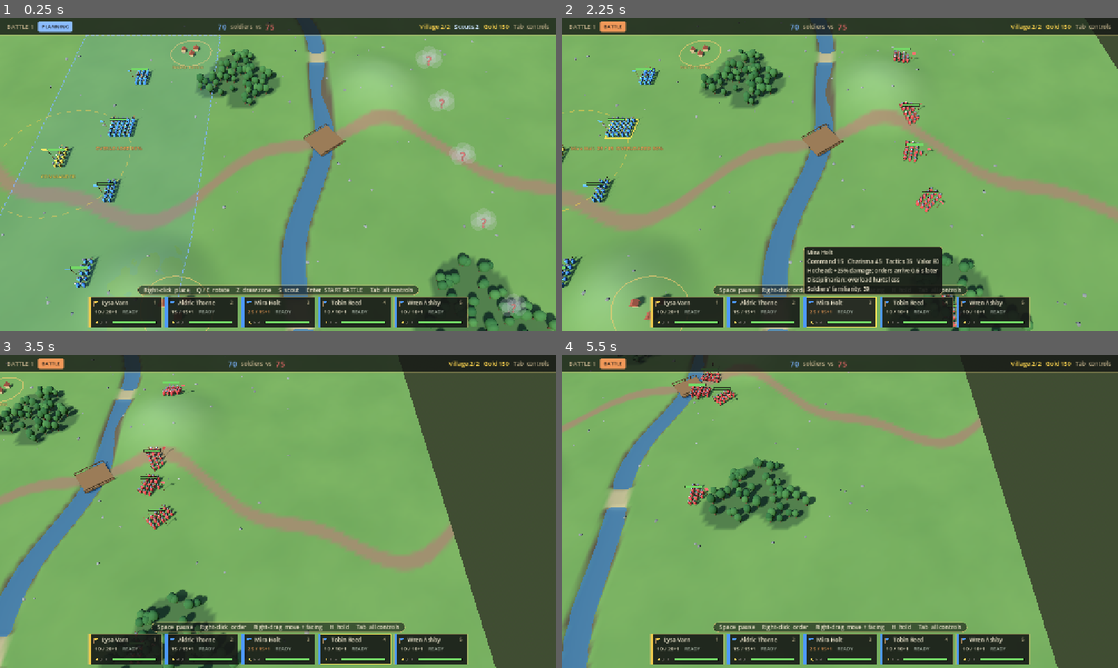
Above: before the commit, frames 1-4 (two rows, left to right).
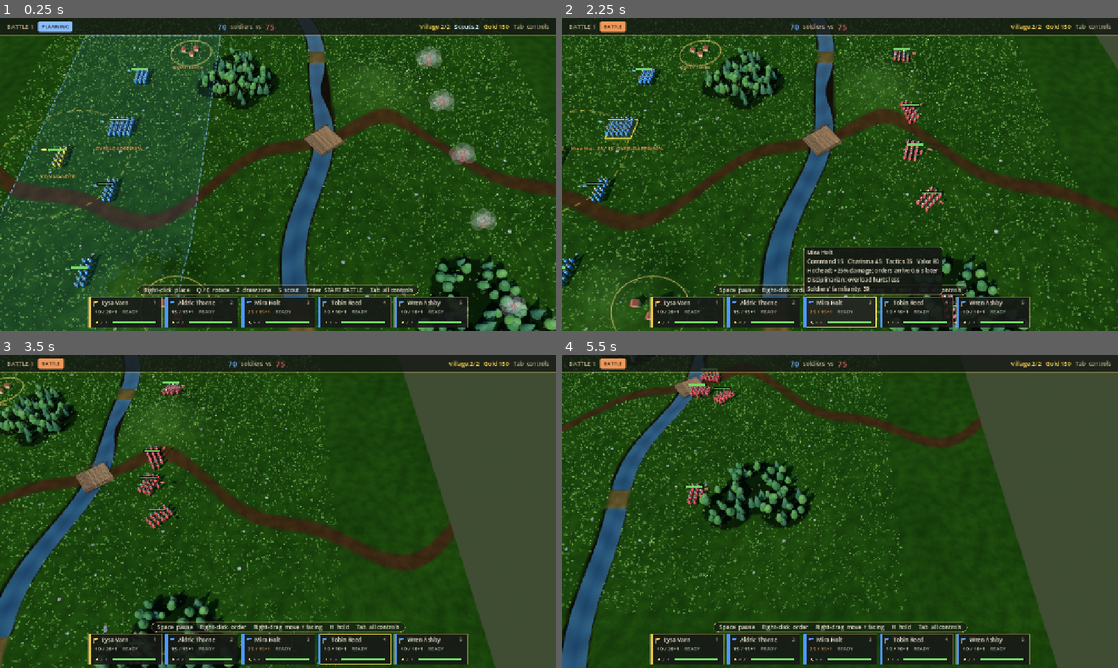
Above: after the commit, the same moments.

Repository: RizqieSufiawan/Kul-Gem
Game: Godot game, scene res://scenes/battle.tscn
Two runs of this game, one before a commit and one after it. Both use one fixed random seed, a clock stepped at 60 frames per second and the inputs below.
Inputs (mouse positions are in pixels of both pictures, inside the frame that each line leads up to):
- Up to frame 1 (0.25 s): no input
- Up to frame 2 (2.25 s): tap Enter at 0.5 s; drag from (684, 312) to (895, 105) at 0.52 s; drag from (762, 312) to (812, 237) at 1.27 s; move the mouse to (840, 312) at 2.02 s; hold Right from 2.03 s (still down); tap Keypad Enter at 2.1 s; click (840, 312) at 2.17 s
- Up to frame 3 (3.5 s): release Right at 2.75 s; drag from (355, 649) to (111, 464) at 2.77 s
- Up to frame 4 (5.5 s): drag from (995, 649) to (867, 511) at 3.52 s; drag from (673, 464) to (756, 433) at 4.27 s; move the mouse to (867, 511) at 5.02 s; hold Down from 5.03 s (still down); tap 2 at 5.1 s; click (867, 511) at 5.17 s

The runs differ from the first frame. In frame 1, 87% of the frame differs, in the area x 0-100%, y 0-100%; in frame 2, 84%; in frame 3, 70%; in frame 4, 70%.

Commit message:
small graph update

Diff:
--- a/project.godot
+++ b/project.godot
@@ -31,5 +31,9 @@
 
 [rendering]
 
-renderer/rendering_method="gl_compatibility"
+renderer/rendering_method="forward_plus"
 renderer/rendering_method.mobile="gl_compatibility"
+anti_aliasing/quality/msaa_3d=2
+lights_and_shadows/directional_shadow/size=4096
+lights_and_shadows/directional_shadow/soft_shadow_filter_quality=3
+textures/default_filters/anisotropic_filtering_level=3
--- a/scripts/battle_view3d.gd
+++ b/scripts/battle_view3d.gd
@@ -15,6 +15,8 @@
 var _riders: MultiMesh
 var _houses: Array = [] # per objective: Array of { body, roof, flame }
 var _house_mats := {}
+var _last_pos := {} # Man -> where he stood last frame, to tell who's walking
+var _gait := {} # Man -> walk cycle phase
 
 
 func _init(the_battle) -> void:
@@ -26,7 +28,7 @@
 func _build_soldiers() -> void:
 	var body := CapsuleMesh.new()
 	body.radius = 0.17
-	body.height = 0.62
+	body.height = 0.58
 	body.radial_segments = 8
 	body.rings = 2
 	var head := SphereMesh.new()
@@ -48,6 +50,13 @@
 	_parts.head = _multimesh(head, MAX_MEN, _colored(0.35, 0.6))
 	_parts.shield = _multimesh(shield, MAX_MEN, _colored(0.7))
 	_parts.spear = _multimesh(spear, MAX_MEN, _colored(0.9))
+	var leg := CapsuleMesh.new()
+	leg.radius = 0.06
+	leg.height = 0.36
+	leg.radial_segments = 6
+	leg.rings = 1
+	_parts.leg_l = _multimesh(leg, MAX_MEN, _colored(0.85))
+	_parts.leg_r = _multimesh(leg, MAX_MEN, _colored(0.85))
 	for p in _parts.values():
 		p.visible_instance_count = 0
 	var lying := CapsuleMesh.new()
@@ -205,6 +214,8 @@
 func _update_soldiers() -> void:
 	var i := 0
 	var banners := 0
+	var dt := get_process_delta_time()
+	var seen := {}
 	for s in sim.squads:
 		if not is_instance_valid(s) or s.concealed:
 			continue
@@ -221,19 +232,36 @@
 			var fwd := Vector3(face.x, 0.0, face.y)
 			if fwd.length() < 0.01:
 				fwd = Vector3.RIGHT
-			var t := Transform3D(Basis.looking_at(fwd.normalized(), Vector3.UP), ground(m.pos))
+			# Walking? Swing the legs and bob, in step with how fast he's going
+			var last: Vector2 = _last_pos.get(m, m.pos)
+			var speed := last.distance_to(m.pos) / maxf(dt, 0.001)
+			_last_pos[m] = m.pos
+			seen[m] = true
+			var phase: float = _gait.get(m, randf() * TAU)
+			var walking := speed > 8.0 and not get_tree().paused
+			if walking:
+				phase += dt * clampf(speed * 0.16, 6.0, 14.0)
+			_gait[m] = phase
+			var stride := sin(phase) * (0.55 if walking else 0.0)
+			var bob := absf(sin(phase)) * 0.05 if walking else 0.0
+			var t := Transform3D(Basis.looking_at(fwd.normalized(), Vector3.UP), ground(m.pos, bob))
 			var c := base_c.lerp(Color.WHITE, 0.75) if m.flash > 0.0 else base_c
+			var trousers := c.darkened(0.45)
+			_parts.leg_l.set_instance_transform(i, t * Transform3D(Basis(Vector3.RIGHT, stride), Vector3(-0.07, 0.17 - bob, 0)))
+			_parts.leg_l.set_instance_color(i, trousers)
+			_parts.leg_r.set_instance_transform(i, t * Transform3D(Basis(Vector3.RIGHT, -stride), Vector3(0.07, 0.17 - bob, 0)))
+			_parts.leg_r.set_instance_color(i, trousers)
 			var thrust := sin(m.swing / Squad.SWING_ANIM * PI) * 0.22 if m.swing > 0.0 else 0.0
 			var level := -1.25 if m.target != null else -0.3 # leveled to fight, sloped to march
 			if s.routing:
 				level = 0.25
-			_parts.body.set_instance_transform(i, t * Transform3D(Basis(), Vector3(0, 0.38, 0)))
+			_parts.body.set_instance_transform(i, t * Transform3D(Basis(), Vector3(0, 0.5, 0)))
 			_parts.body.set_instance_color(i, c)
-			_parts.head.set_instance_transform(i, t * Transform3D(Basis(), Vector3(0, 0.8, 0)))
+			_parts.head.set_instance_transform(i, t * Transform3D(Basis(), Vector3(0, 0.92, 0)))
 			_parts.head.set_instance_color(i, Color.WHITE if m.flash > 0.0 else Color(0.58, 0.59, 0.62))
-			_parts.shield.set_instance_transform(i, t * Transform3D(Basis(Vector3.RIGHT, PI / 2.0), Vector3(0.11, 0.45, -0.19)))
+			_parts.shield.set_instance_transform(i, t * Transform3D(Basis(Vector3.RIGHT, PI / 2.0), Vector3(0.11, 0.55, -0.19)))
 			_parts.shield.set_instance_color(i, c.darkened(0.35))
-			_parts.spear.set_instance_transform(i, t * Transform3D(Basis(Vector3.RIGHT, level), Vector3(-0.15, 0.55, -0.12 - thrust)))
+			_parts.spear.set_instance_transform(i, t * Transform3D(Basis(Vector3.RIGHT, level), Vector3(-0.15, 0.65, -0.12 - thrust)))
 			_parts.spear.set_instance_color(i, Color(0.5, 0.38, 0.24))
 			i += 1
 		# Banner just behind the block
@@ -252,6 +280,12 @@
 			banners += 1
 	for p in _parts.values():
 		p.visible_instance_count = i
+	# Forget the fallen and the departed
+	if _last_pos.size() > seen.size() + 64:
+		for m in _last_pos.keys():
+			if not seen.has(m):
+				_last_pos.erase(m)
+				_gait.erase(m)
 	_poles.visible_instance_count = banners
 	_flags.visible_instance_count = banners
 
--- a/scripts/proto/view3d.gd
+++ b/scripts/proto/view3d.gd
@@ -9,7 +9,7 @@
 const HILL_H := 2.6
 const RIVER_DEPTH := 0.55
 const WATER_Y := -0.2
-const CELL := 10.0 # map px per terrain grid cell
+const CELL := 6.0 # map px per terrain grid cell
 const MARGIN := 320.0 # ground beyond the map edge, so the horizon isn't a cliff
 const MAX_CORPSES := 600
 
@@ -26,6 +26,7 @@
 var _corpse_mm: MultiMesh
 var _corpses: Array[Dictionary] = [] # { pos: Vector2, color: Color, face: Vector2 }
 var _font: Font
+var _cam_attr: CameraAttributesPractical # depth of field (Forward+ only)
 
 
 func _init(skirmish) -> void:
@@ -39,6 +40,7 @@
 	_build_water()
 	_build_bridge()
 	_build_trees_and_stones()
+	_build_grass()
 	_build_soldiers()
 	var mi := MeshInstance3D.new()
 	mi.mesh = _decals
@@ -47,6 +49,7 @@
 	cam = Camera3D.new()
 	cam.fov = 45.0
 	cam.far = 400.0
+	cam.attributes = _cam_attr
 	add_child(cam)
 	cam.make_current()
 	reset_camera()
@@ -136,6 +139,10 @@
 	var off := Vector3(sin(yaw) * cos(pitch), sin(pitch), cos(yaw) * cos(pitch)) * dist
 	cam.position = target + off
 	cam.look_at(target, Vector3.UP)
+	if _cam_attr != null:
+		# A touch of blur in the distance: the field looks like a table-top model
+		_cam_attr.dof_blur_far_distance = dist * 1.5
+		_cam_attr.dof_blur_far_transition = dist * 1.2
 
 
 func _unhandled_input(event: InputEvent) -> void:
@@ -178,31 +185,64 @@
 
 # --- World building -------------------------------------------------------------
 
+## Forward+ gets the full treatment (ambient occlusion, glow, haze, soft
+## shadows, depth of field). Under the Compatibility renderer (no Vulkan)
+## those either don't exist or wash the colours out, so it stays plain.
+func _rich() -> bool:
+	return RenderingServer.get_current_rendering_method() != "gl_compatibility"
+
+
 func _build_environment() -> void:
 	var env := Environment.new()
 	env.background_mode = Environment.BG_SKY
 	var sky := Sky.new()
 	var sky_mat := ProceduralSkyMaterial.new()
-	sky_mat.sky_top_color = Color(0.36, 0.52, 0.72)
-	sky_mat.sky_horizon_color = Color(0.72, 0.76, 0.74)
+	sky_mat.sky_top_color = Color(0.32, 0.5, 0.74)
+	sky_mat.sky_horizon_color = Color(0.74, 0.78, 0.76)
 	sky_mat.ground_horizon_color = Color(0.5, 0.55, 0.45)
 	sky_mat.ground_bottom_color = Color(0.25, 0.3, 0.2)
+	sky_mat.sun_angle_max = 30.0
 	sky.sky_material = sky_mat
 	env.sky = sky
 	env.ambient_light_source = Environment.AMBIENT_SOURCE_SKY
-	env.ambient_light_energy = 0.4
-	# Linear and no fog: under the Compatibility renderer, Filmic and fog wash the colours out
-	env.tonemap_mode = Environment.TONE_MAPPER_LINEAR
+	var sun := DirectionalLight3D.new()
+	sun.rotation = Vector3(deg_to_rad(-42.0), deg_to_rad(-35.0), 0.0)
+	sun.light_color = Color(1.0, 0.94, 0.84)
+	sun.shadow_enabled = true
+	sun.directional_shadow_max_distance = 110.0
+	if _rich():
+		env.ambient_light_energy = 0.55
+		env.tonemap_mode = Environment.TONE_MAPPER_ACES
+		env.tonemap_exposure = 1.05
+		env.ssao_enabled = true
+		env.ssao_radius = 1.2
+		env.ssao_intensity = 1.6
+		env.glow_enabled = true
+		env.glow_intensity = 0.35
+		env.glow_bloom = 0.04
+		env.fog_enabled = true
+		env.fog_light_color = Color(0.72, 0.78, 0.82)
+		env.fog_density = 0.0035
+		env.fog_aerial_perspective = 0.4
+		env.adjustment_enabled = true
+		env.adjustment_saturation = 1.12
+		env.adjustment_contrast = 1.05
+		sun.light_energy = 1.35
+		sun.shadow_blur = 1.5
+		sun.directional_shadow_mode = DirectionalLight3D.SHADOW_PARALLEL_4_SPLITS
+	else:
+		env.ambient_light_energy = 0.4
+		env.tonemap_mode = Environment.TONE_MAPPER_LINEAR
+		sun.light_energy = 0.85
 	var we := WorldEnvironment.new()
 	we.environment = env
 	add_child(we)
-	var sun := DirectionalLight3D.new()
-	sun.rotation = Vector3(deg_to_rad(-48.0), deg_to_rad(-35.0), 0.0)
-	sun.light_energy = 0.85
-	sun.light_color = Color(1.0, 0.95, 0.85)
-	sun.shadow_enabled = true
-	sun.directional_shadow_max_distance = 120.0
 	add_child(sun)
+	if _rich():
+		var ca := CameraAttributesPractical.new()
+		ca.dof_blur_far_enabled = true
+		ca.dof_blur_amount = 0.06
+		_cam_attr = ca
 
 
 func _ground_color(p: Vector2, noise: FastNoiseLite) -> Color:
@@ -246,13 +286,9 @@
 			st.add_index(a + nx + 1)
 			st.add_index(a + nx)
 	st.generate_normals()
-	var mat := StandardMaterial3D.new()
-	mat.vertex_color_use_as_albedo = true
-	mat.vertex_color_is_srgb = true
-	mat.roughness = 0.95
 	var mi := MeshInstance3D.new()
 	mi.mesh = st.commit()
-	mi.material_override = mat
+	mi.material_override = _terrain_material()
 	add_child(mi)
 
 
@@ -263,22 +299,83 @@
 	var w := Terrain.STREAM_HALF_WIDTH + 6.0
 	while y <= View.MAP_SIZE.y + MARGIN:
 		var x := Terrain.stream_x(y)
-		st.set_normal(Vector3.UP)
-		st.add_vertex(Vector3((x - w) * S, WATER_Y, y * S))
-		st.set_normal(Vector3.UP)
-		st.add_vertex(Vector3((x + w) * S, WATER_Y, y * S))
-		y += 12.0
-	var mat := StandardMaterial3D.new()
-	mat.albedo_color = Color(0.22, 0.42, 0.55, 0.78)
-	mat.transparency = BaseMaterial3D.TRANSPARENCY_ALPHA
-	mat.roughness = 0.12
-	mat.metallic = 0.15
-	mat.cull_mode = BaseMaterial3D.CULL_DISABLED
+		for side in [-1.0, 1.0]:
+			st.set_normal(Vector3.UP)
+			st.set_uv(Vector2(0.5 + side * 0.5, y / 40.0))
+			st.add_vertex(Vector3((x + side * w) * S, WATER_Y, y * S))
+		y += 8.0
 	var mi := MeshInstance3D.new()
 	mi.mesh = st.commit()
-	mi.material_override = mat
+	mi.material_override = _water_material()
 	mi.cast_shadow = GeometryInstance3D.SHADOW_CASTING_SETTING_OFF
 	add_child(mi)
+
+
+## Ground: the vertex colours (grass, road, mud, forest floor) with a
+## two-scale noise on top, so close up it's not a flat smear.
+func _terrain_material() -> ShaderMaterial:
+	var sh := Shader.new()
+	sh.code = """
+shader_type spatial;
+uniform sampler2D detail : filter_linear_mipmap, repeat_enable;
+varying vec3 wpos;
+varying vec3 base;
+void vertex() {
+	wpos = (MODEL_MATRIX * vec4(VERTEX, 1.0)).xyz;
+	base = pow(COLOR.rgb, vec3(2.2)); // our colours are sRGB
+}
+void fragment() {
+	float n1 = texture(detail, wpos.xz * 0.11).r;
+	float n2 = texture(detail, wpos.xz * 0.53).r;
+	ALBEDO = base * (0.82 + 0.3 * n1) * (0.92 + 0.16 * n2);
+	ROUGHNESS = 0.95;
+	SPECULAR = 0.2;
+}
+"""
+	var noise := FastNoiseLite.new()
+	noise.frequency = 0.02
+	noise.fractal_octaves = 4
+	var tex := NoiseTexture2D.new()
+	tex.noise = noise
+	tex.seamless = true
+	tex.width = 256
+	tex.height = 256
+	var m := ShaderMaterial.new()
+	m.shader = sh
+	m.set_shader_parameter("detail", tex)
+	return m
+
+
+## Water: a deep-to-shallow tint, ripples running downstream, brighter
+## (and more opaque) at a glancing angle.
+func _water_material() -> ShaderMaterial:
+	var sh := Shader.new()
+	sh.code = """
+shader_type spatial;
+render_mode blend_mix, cull_disabled, depth_draw_always;
+uniform vec3 deep : source_color = vec3(0.10, 0.27, 0.38);
+uniform vec3 shallow : source_color = vec3(0.26, 0.50, 0.56);
+varying vec3 wpos;
+void vertex() {
+	wpos = (MODEL_MATRIX * vec4(VERTEX, 1.0)).xyz;
+}
+void fragment() {
+	float t = TIME;
+	float a = sin(wpos.z * 1.7 - t * 1.6 + sin(wpos.x * 1.3 + t * 0.4) * 1.2);
+	float b = sin(wpos.z * 2.9 + wpos.x * 2.3 - t * 2.1);
+	NORMAL_MAP = normalize(vec3(0.5 + 0.025 * b, 0.5 + 0.035 * a, 1.0));
+	float edge = abs(UV.x - 0.5) * 2.0; // 0 mid-stream, 1 at the banks
+	float fres = pow(1.0 - clamp(dot(NORMAL, VIEW), 0.0, 1.0), 4.0);
+	ALBEDO = mix(deep, shallow, edge * 0.7 + 0.15 * a) + vec3(0.25) * fres;
+	ALPHA = mix(0.78, 0.96, fres) * mix(1.0, 0.85, edge);
+	ROUGHNESS = 0.06;
+	METALLIC = 0.0;
+	SPECULAR = 0.8;
+}
+"""
+	var m := ShaderMaterial.new()
+	m.shader = sh
+	return m
 
 
 func _build_bridge() -> void:
@@ -295,12 +392,30 @@
 	wood.roughness = 0.9
 	var dark := StandardMaterial3D.new()
 	dark.albedo_color = Color(0.33, 0.23, 0.13)
-	var deck := MeshInstance3D.new()
-	var box := BoxMesh.new()
-	box.size = Vector3(length, 0.14, width)
-	deck.mesh = box
-	deck.material_override = wood
-	holder.add_child(deck)
+	# The deck: planks laid across, each a slightly different shade
+	var planks := 14
+	var plank := BoxMesh.new()
+	plank.size = Vector3(length / planks - 0.02, 0.12, width)
+	var rng := RandomNumberGenerator.new()
+	rng.seed = 21
+	for k in planks:
+		var pl := MeshInstance3D.new()
+		pl.mesh = plank
+		var m := StandardMaterial3D.new()
+		m.albedo_color = Color(0.5, 0.36, 0.22).darkened(rng.randf_range(-0.08, 0.2))
+		m.roughness = 0.9
+		pl.material_override = m
+		pl.position = Vector3(-length / 2.0 + (k + 0.5) * length / planks, rng.randf_range(-0.01, 0.01), 0)
+		holder.add_child(pl)
+	# Beams under the deck
+	for side in [-1.0, 1.0]:
+		var beam := MeshInstance3D.new()
+		var bb := BoxMesh.new()
+		bb.size = Vector3(length, 0.1, 0.12)
+		beam.mesh = bb
+		beam.material_override = dark
+		beam.position = Vector3(0, -0.1, side * width / 3.0)
+		holder.add_child(beam)
 	for side in [-1.0, 1.0]:
 		var rail := MeshInstance3D.new()
 		var rb := BoxMesh.new()
@@ -359,27 +474,64 @@
 		for c in forest:
 			var center := Vector2(c[0], c[1])
 			var r: float = c[2]
-			for k in int(r * r / 260.0):
+			for k in int(r * r / 220.0):
 				spots.append(center + Vector2.RIGHT.rotated(rng.randf() * TAU) * sqrt(rng.randf()) * (r - 6.0))
+	var round_spots: Array[Vector2] = []
+	var pine_spots: Array[Vector2] = []
+	for p in spots:
+		if rng.randf() < 0.6:
+			round_spots.append(p)
+		else:
+			pine_spots.append(p)
+
 	var trunk := CylinderMesh.new()
 	trunk.top_radius = 0.06
 	trunk.bottom_radius = 0.1
 	trunk.height = 0.9
+	trunk.radial_segments = 6
+	var trunks := _multimesh(trunk, spots.size(), _colored())
+	# Round trees: a big crown and a smaller one offset, for a lumpy outline
 	var crown := SphereMesh.new()
 	crown.radius = 0.62
-	crown.height = 1.5
-	crown.radial_segments = 10
-	crown.rings = 6
-	var trunks := _multimesh(trunk, spots.size(), _colored())
-	var crowns := _multimesh(crown, spots.size(), _colored(0.9))
-	for i in spots.size():
-		var p := spots[i]
-		var sc := rng.randf_range(0.55, 0.85) # trees a few men tall, not giants
+	crown.height = 1.3
+	crown.radial_segments = 12
+	crown.rings = 7
+	var crowns := _multimesh(crown, round_spots.size() * 2, _colored(0.9))
+	# Pines: three stacked cones
+	var cone := CylinderMesh.new()
+	cone.top_radius = 0.0
+	cone.bottom_radius = 0.55
+	cone.height = 0.9
+	cone.radial_segments = 9
+	var cones := _multimesh(cone, pine_spots.size() * 3, _colored(0.9))
+
+	var ti := 0
+	for k in round_spots.size():
+		var p := round_spots[k]
+		var sc := rng.randf_range(0.55, 0.85)
 		var base := ground(p)
-		trunks.set_instance_transform(i, Transform3D(Basis().scaled(Vector3.ONE * sc), base + Vector3(0, 0.45 * sc, 0)))
-		trunks.set_instance_color(i, Color(0.36, 0.26, 0.17))
-		crowns.set_instance_transform(i, Transform3D(Basis().scaled(Vector3.ONE * sc), base + Vector3(0, 1.35 * sc, 0)))
-		crowns.set_instance_color(i, Color(0.16, 0.36, 0.17).lerp(Color(0.27, 0.46, 0.22), rng.randf()))
+		trunks.set_instance_transform(ti, Transform3D(Basis().scaled(Vector3.ONE * sc), base + Vector3(0, 0.45 * sc, 0)))
+		trunks.set_instance_color(ti, Color(0.36, 0.26, 0.17))
+		ti += 1
+		var green := Color(0.16, 0.36, 0.17).lerp(Color(0.3, 0.48, 0.2), rng.randf())
+		crowns.set_instance_transform(k * 2, Transform3D(Basis().scaled(Vector3.ONE * sc), base + Vector3(0, 1.3 * sc, 0)))
+		crowns.set_instance_color(k * 2, green)
+		var off := Vector3(rng.randf_range(-0.3, 0.3), 0, rng.randf_range(-0.3, 0.3)) * sc
+		crowns.set_instance_transform(k * 2 + 1, Transform3D(Basis().scaled(Vector3.ONE * sc * 0.7), base + Vector3(0, 1.75 * sc, 0) + off))
+		crowns.set_instance_color(k * 2 + 1, green.lightened(0.08))
+	for k in pine_spots.size():
+		var p := pine_spots[k]
+		var sc := rng.randf_range(0.6, 0.95)
+		var base := ground(p)
+		trunks.set_instance_transform(ti, Transform3D(Basis().scaled(Vector3.ONE * sc), base + Vector3(0, 0.45 * sc, 0)))
+		trunks.set_instance_color(ti, Color(0.32, 0.22, 0.14))
+		ti += 1
+		var green := Color(0.1, 0.27, 0.16).lerp(Color(0.17, 0.36, 0.2), rng.randf())
+		for j in 3:
+			var shrink := 1.0 - j * 0.25
+			cones.set_instance_transform(k * 3 + j, Transform3D(Basis().scaled(Vector3(shrink, 1.0, shrink) * sc), base + Vector3(0, (0.85 + j * 0.45) * sc, 0)))
+			cones.set_instance_color(k * 3 + j, green.lightened(j * 0.05))
+
 	# Stones in the grass
 	var stone := SphereMesh.new()
 	stone.radius = 0.14
@@ -387,7 +539,7 @@
 	stone.radial_segments = 6
 	stone.rings = 3
 	var stones: Array[Vector2] = []
-	while stones.size() < 90:
+	while stones.size() < 110:
 		var p := Vector2(rng.randf() * View.MAP_SIZE.x, rng.randf() * View.MAP_SIZE.y)
 		if not (Terrain.in_stream(p) or Terrain.in_forest(p) or Terrain.on_road(p)):
 			stones.append(p)
@@ -396,6 +548,68 @@
 		var sc := rng.randf_range(0.6, 1.8)
 		smm.set_instance_transform(i, Transform3D(Basis().rotated(Vector3.UP, rng.randf() * TAU).scaled(Vector3(sc, sc * 0.7, sc)), ground(stones[i], 0.02)))
 		smm.set_instance_color(i, Color(0.55, 0.55, 0.52).darkened(rng.randf() * 0.2))
+
+
+## Thousands of grass tufts that sway in the wind (none on the road, in
+## the water or on the bridge; thin under the trees).
+func _build_grass() -> void:
+	var rng := RandomNumberGenerator.new()
+	rng.seed = 5
+	# One tuft: five thin blades, each a triangle, leaning a little
+	var st := SurfaceTool.new()
+	st.begin(Mesh.PRIMITIVE_TRIANGLES)
+	for k in 5:
+		var a := rng.randf() * TAU
+		var side := Vector3(cos(a), 0, sin(a)) * 0.03
+		var at := Vector3(rng.randf_range(-0.08, 0.08), 0, rng.randf_range(-0.08, 0.08))
+		var lean := Vector3(rng.randf_range(-0.06, 0.06), 0, rng.randf_range(-0.06, 0.06))
+		var h := rng.randf_range(0.15, 0.26)
+		for v in [[at - side, 0.0], [at + side, 0.0], [at + lean + Vector3(0, h, 0), 1.0]]:
+			st.set_normal(Vector3.UP)
+			st.set_uv(Vector2(0.5, v[1]))
+			st.add_vertex(v[0])
+	var tuft := st.commit()
+	var sh := Shader.new()
+	sh.code = """
+shader_type spatial;
+render_mode cull_disabled, specular_disabled;
+uniform vec3 root : source_color = vec3(0.3, 0.45, 0.2);
+uniform vec3 tip : source_color = vec3(0.55, 0.7, 0.32);
+varying vec3 tint;
+void vertex() {
+	tint = COLOR.rgb;
+	NORMAL = vec3(0.0, 1.0, 0.0); // lit like the ground, whichever way a blade faces
+	vec3 wp = (MODEL_MATRIX * vec4(VERTEX, 1.0)).xyz;
+	float sway = sin(TIME * 1.6 + wp.x * 0.7 + wp.z * 0.5) * 0.07 + sin(TIME * 3.3 + wp.x * 2.1) * 0.025;
+	VERTEX.x += sway * UV.y;
+	VERTEX.z += sway * 0.6 * UV.y;
+}
+void fragment() {
+	// Both faces of a blade lit as if facing up (Godot flips back faces' normals)
+	NORMAL = normalize((VIEW_MATRIX * vec4(0.0, 1.0, 0.0, 0.0)).xyz);
+	ALBEDO = mix(root, tip, UV.y) * tint;
+	ROUGHNESS = 0.9;
+}
+"""
+	var mat := ShaderMaterial.new()
+	mat.shader = sh
+	var count := 14000
+	var spots: Array[Vector3] = []
+	var tries := 0
+	while spots.size() < count and tries < count * 3:
+		tries += 1
+		var p := Vector2(rng.randf_range(-60.0, View.MAP_SIZE.x + 60.0), rng.randf_range(-60.0, View.MAP_SIZE.y + 60.0))
+		if Terrain.in_stream(p) or Terrain.on_road(p) or Terrain.on_bridge(p) or _carve(p) > 0.05:
+			continue
+		if Terrain.in_forest(p) and rng.randf() < 0.7:
+			continue
+		spots.append(Vector3(p.x, p.y, rng.randf()))
+	var mm := _multimesh(tuft, spots.size(), mat, false)
+	for i in spots.size():
+		var p := Vector2(spots[i].x, spots[i].y)
+		var sc := rng.randf_range(0.7, 1.3)
+		mm.set_instance_transform(i, Transform3D(Basis(Vector3.UP, rng.randf() * TAU).scaled(Vector3.ONE * sc), ground(p)))
+		mm.set_instance_color(i, Color(1, 1, 1).lerp(Color(1.15, 1.05, 0.8), spots[i].z * 0.6))
 
 
 func _build_soldiers() -> void:
Not shown, added: export_presets.cfg
Not shown, added: Build/Tester.console.exe
Not shown, added: Build/Tester.exe
Not shown, added: Build/Tester.pck
